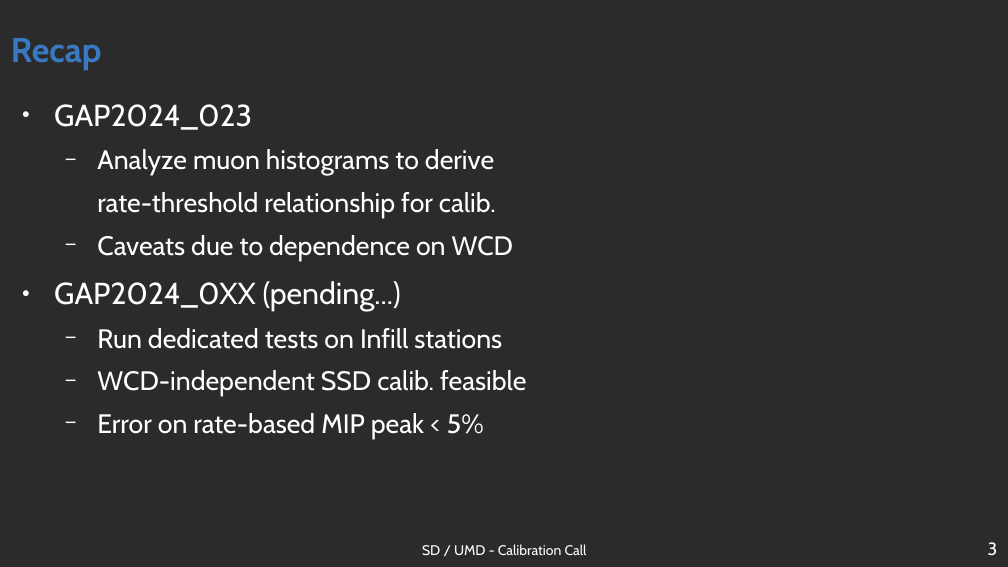
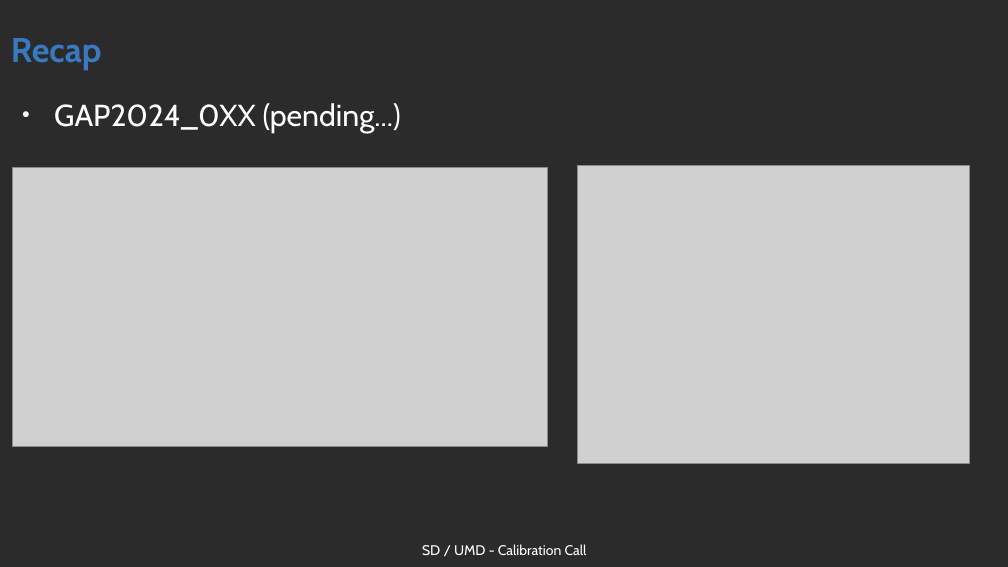
Before and after one commit to Quizznor/phd-thesis, a slide deck: slide 3 of Outreach/sd_calibration/sd_calib_2024_09_26/sd_calib_2024_09_26_filip.odp. Drawn at 1008x567 pixels with LibreOffice and Linux fonts; fonts in the diff are those of the drawing; grey boxes stand for pictures; background and template pictures are left out; a plain dark background stands for a picture behind light text. Boxes give left, top, right and bottom in pixels: in the first picture for what was removed or moved away, otherwise in the second. Text is boxed around its words. In the diff, an @@ line names an element or a change of style, - is before the commit and + after.

Commit message:
update sd_calib presentation

```diff
--- a/Outreach/sd_calibration/sd_calib_2024_09_26/sd_calib_2024_09_26_filip.odp
+++ b/Outreach/sd_calibration/sd_calib_2024_09_26/sd_calib_2024_09_26_filip.odp
@@ text at (54, 104, 514, 261): paragraphs removed @@
-● GAP2024_023
-  − Analyze muon histograms to derive
-  rate-threshold relationship for calib.
-  − Caveats due to dependence on WCD
@@ picture added at (13, 167, 548, 446) @@
@@ picture added at (577, 166, 970, 463) @@
@@ text at (97, 328, 526, 439): paragraphs removed @@
-  − Run dedicated tests on Infill stations
-  − WCD-independent SSD calib. feasible
-  − Error on rate-based MIP peak < 5%
@@ page number removed at (988, 542, 998, 556) @@
-3
```
Also in this commit, not shown: 3 other slides changed, 2 slides added, 3 other files.
